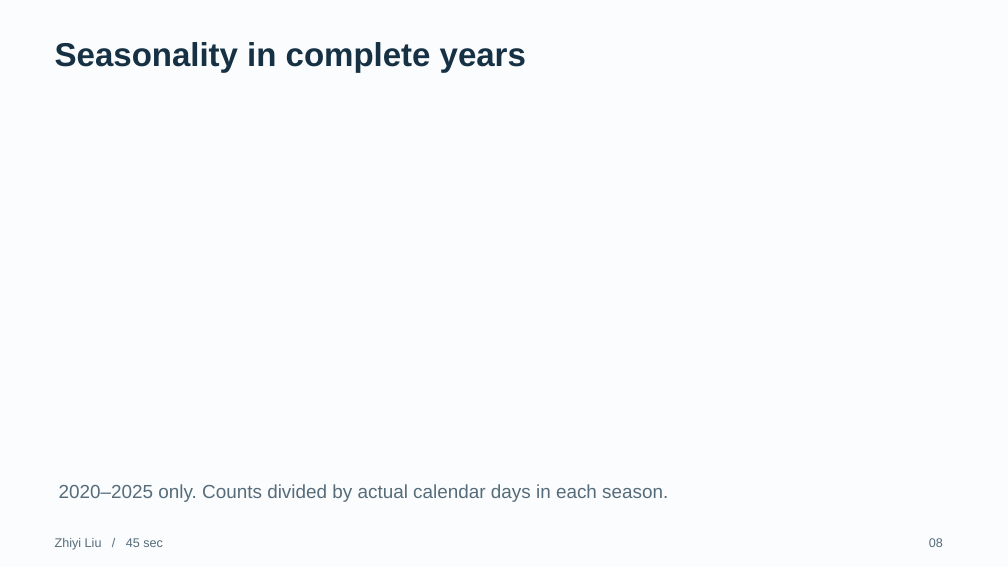
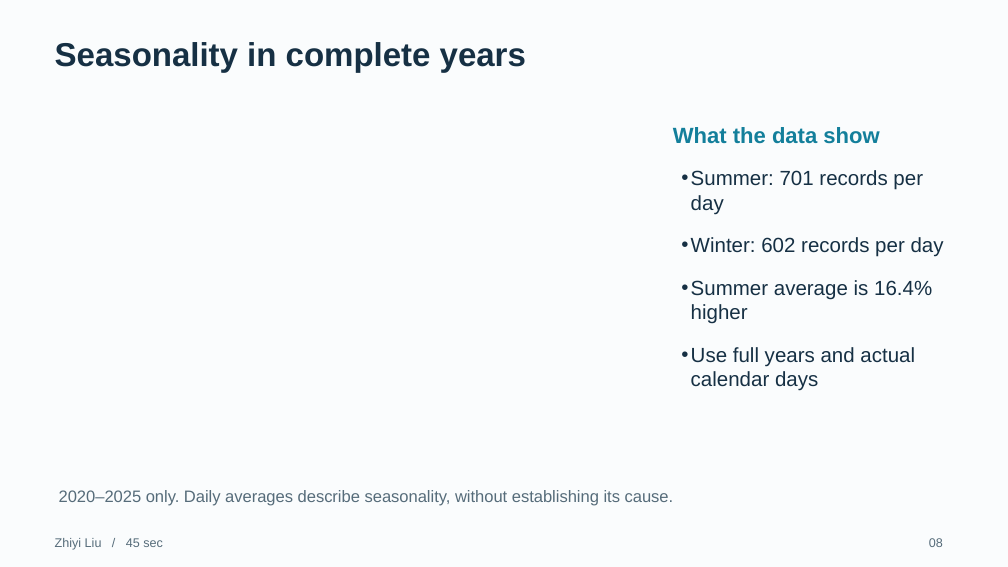
Before and after one commit to 1uf3n/Chicago-Crime-Analysis, a slide deck: slide 8 of presentation/Chicago_Crime_10_Minutes.pptx. Drawn at 1008x567 pixels with LibreOffice and Linux fonts; fonts in the diff are those of the drawing. Boxes give left, top, right and bottom in pixels: in the first picture for what was removed or moved away, otherwise in the second. Text is boxed around its words. In the diff, an @@ line names an element or a change of style, - is before the commit and + after.

```diff
--- a/presentation/Chicago_Crime_10_Minutes.pptx
+++ b/presentation/Chicago_Crime_10_Minutes.pptx
@@ text added at bbox=[673, 127, 879, 144], 21 pt, text #137F9B, bold @@
+What the data show
@@ text added at bbox=[691, 170, 944, 391], 19.5 pt, text #163044 @@
+• Summer: 701 records per day
+• Winter: 602 records per day
+• Summer average is 16.4% higher
+• Use full years and actual calendar days
@@ text at bbox=[59, 490, 674, 506]: text changed; size 18 to 15.8 pt @@
-2020–2025 only. Counts divided by actual calendar days in each season.
+2020–2025 only. Daily averages describe seasonality, without establishing its cause.
```
Also in this commit, not shown: 11 other slides changed.
